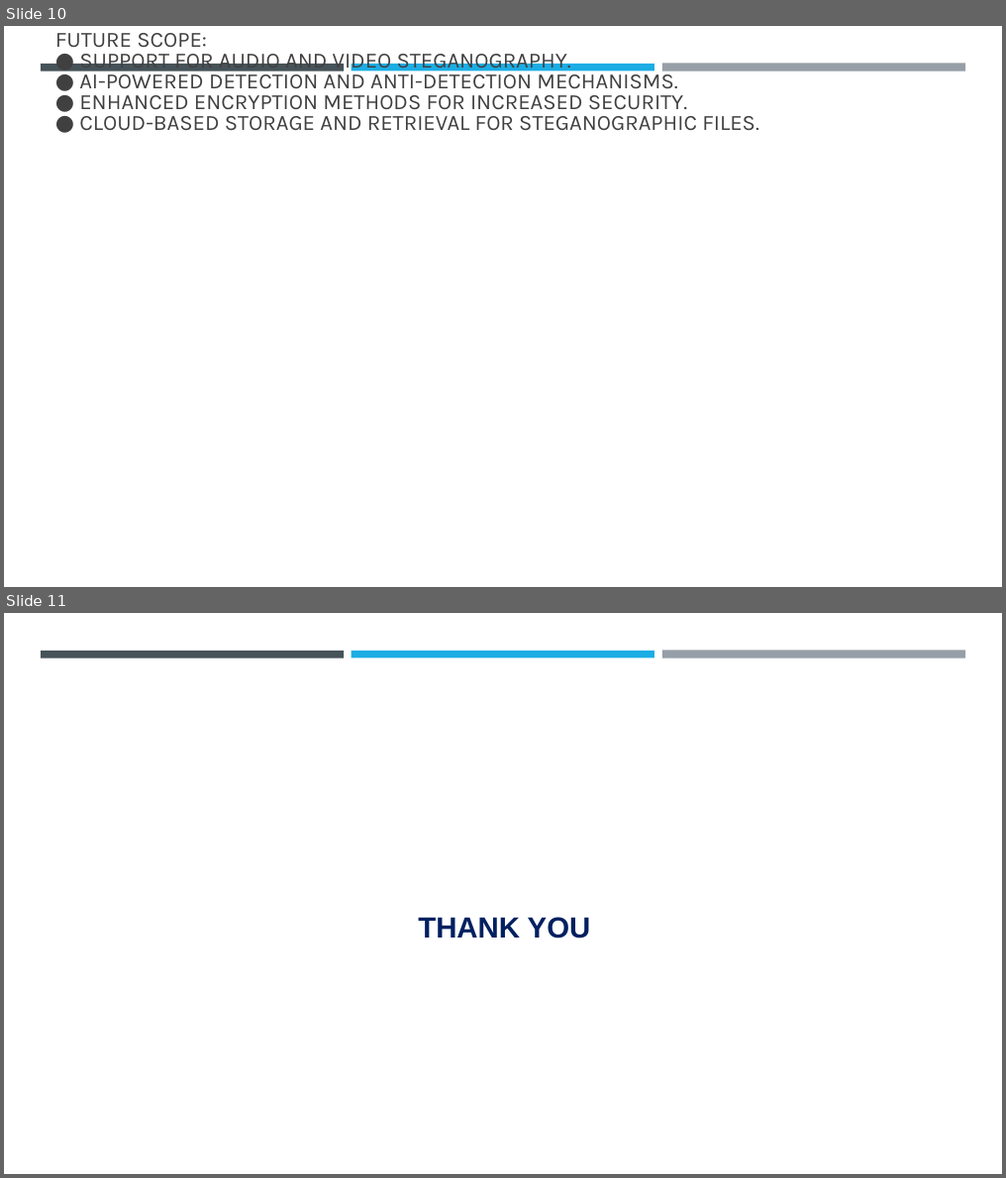
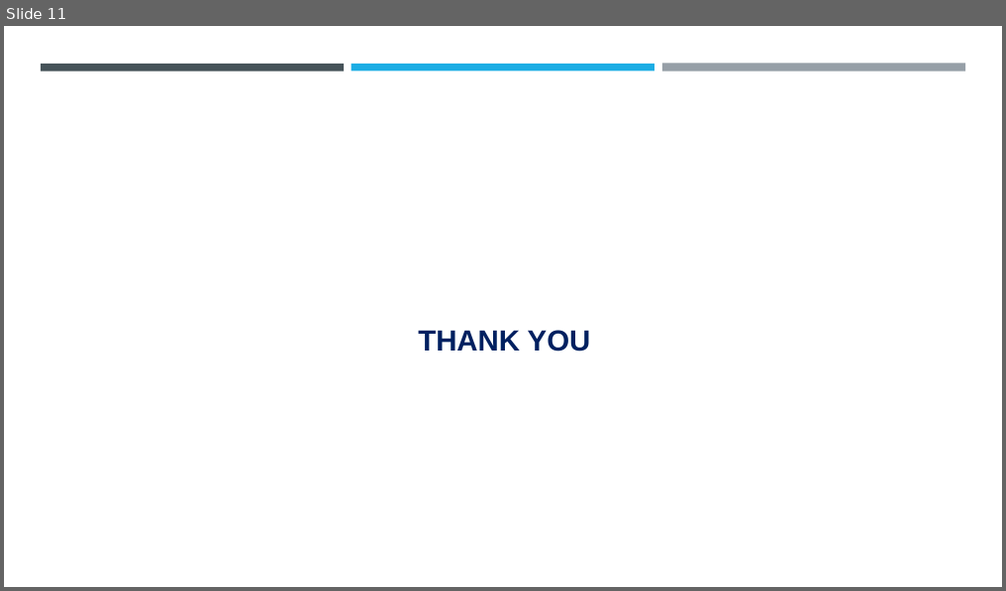
Before and after one commit to utsav-mistry/steganography-project, a slide deck: Steganography_Project_Final_Presentation.pptx. Shown one above the other, each under a label of ours: slides 10 and 11 before the commit, slide 11 after it. The pictures are 1006x1178 and 1006x591 pixels, drawn with LibreOffice and Linux fonts; fonts in the diff are those of the drawing; background and template pictures are left out. Boxes give left, top, right and bottom in pixels: in the first picture for what was removed or moved away, otherwise in the second. Text is boxed around its words. In the diff, an @@ line names an element or a change of style, - is before the commit and + after.

```diff
--- a/Steganography_Project_Final_Presentation.pptx
+++ b/Steganography_Project_Final_Presentation.pptx
@@ slide 10 removed at bbox=[4, 26, 1002, 587], background #FFFFFF; not listed: 3 template elements that a slide beside it also shows @@
@@ text removed at bbox=[55, 33, 759, 131] @@
-FUTURE SCOPE:
-● SUPPORT FOR AUDIO AND VIDEO STEGANOGRAPHY.
-● AI-POWERED DETECTION AND ANTI-DETECTION MECHANISMS.
-● ENHANCED ENCRYPTION METHODS FOR INCREASED SECURITY.
-● CLOUD-BASED STORAGE AND RETRIEVAL FOR STEGANOGRAPHIC FILES.
```
Also in this commit, not shown: 7 slides changed, 3 slides added, 2 other slides removed.
